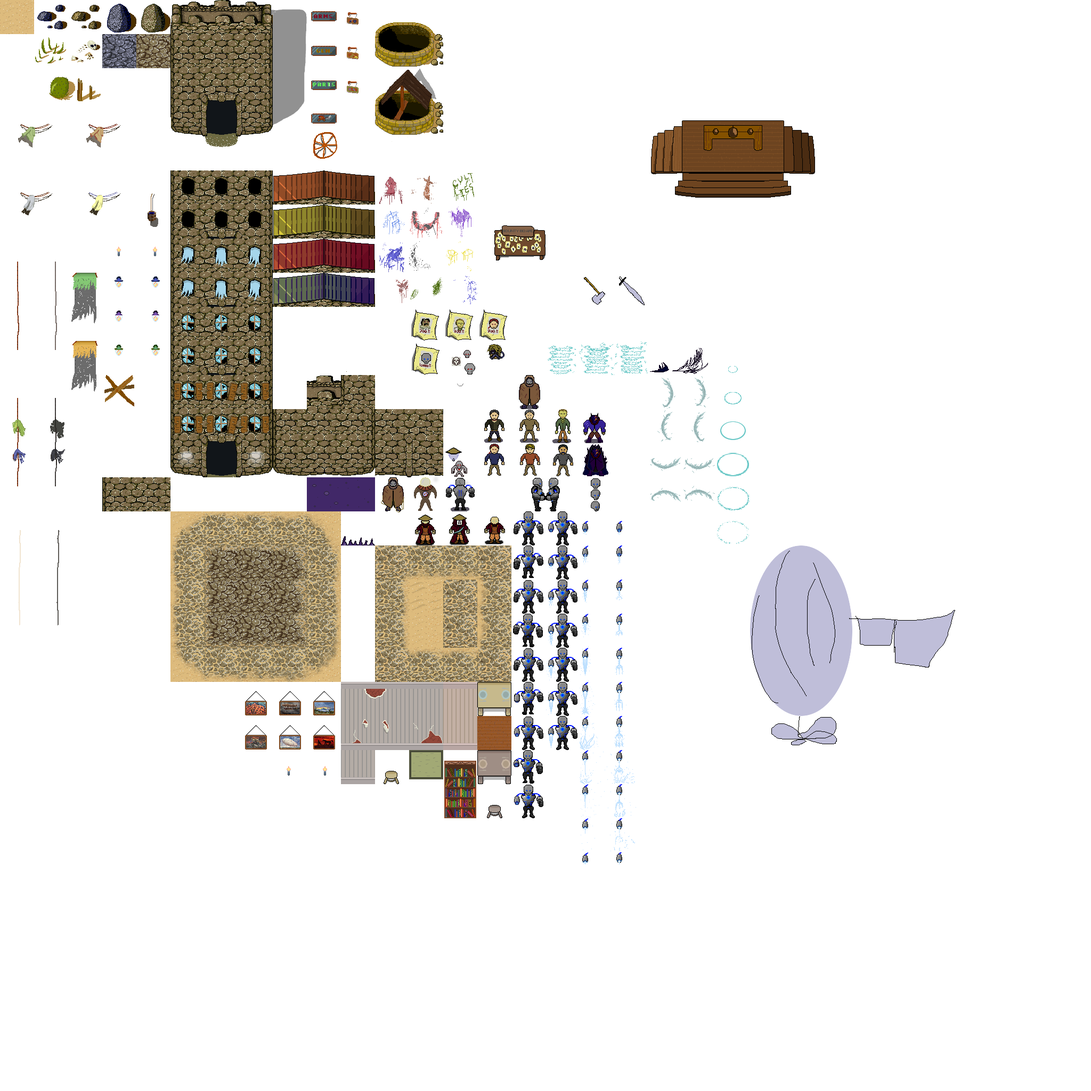
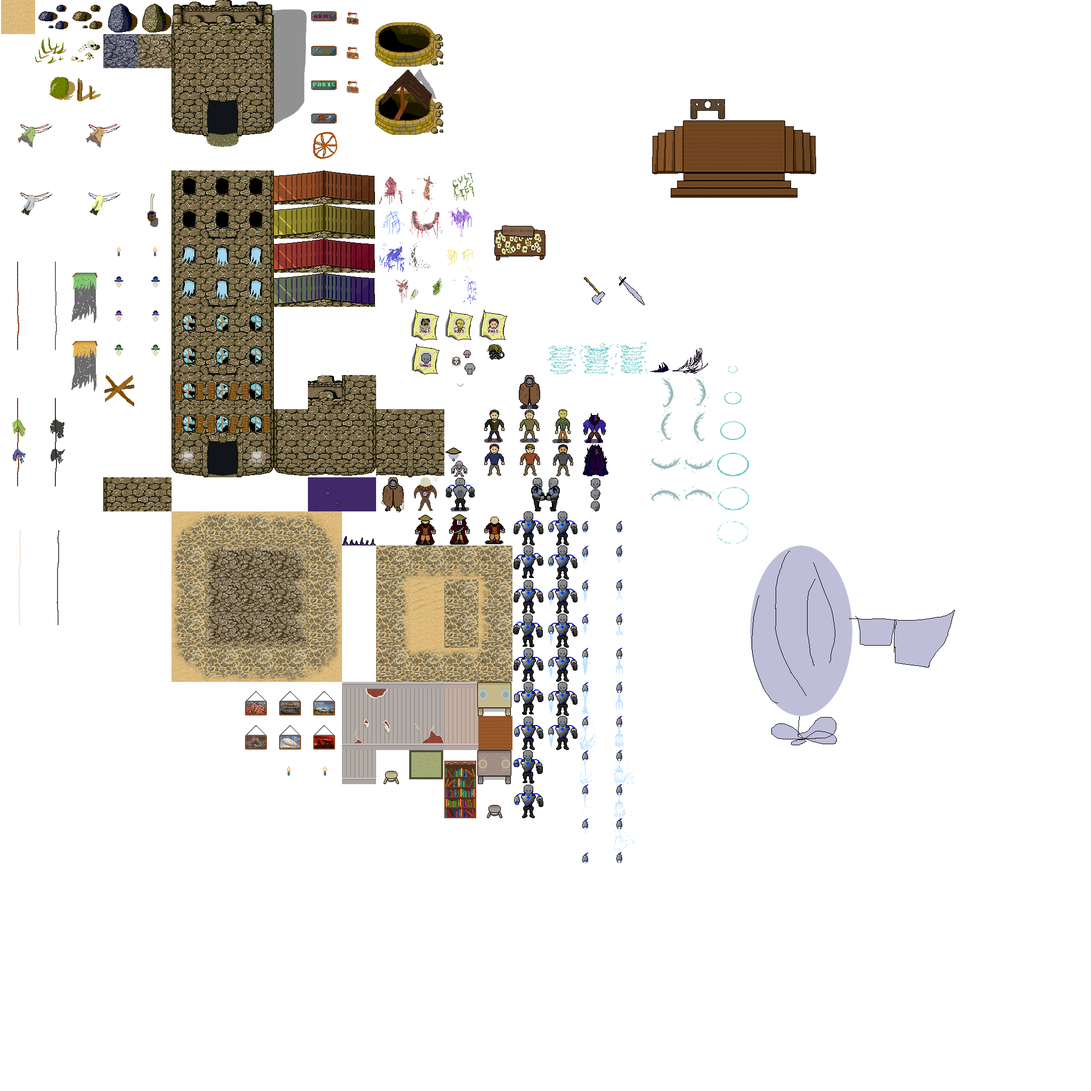
The second 1091×1091 image is a revision of the first. Changes to its layers:
added layer "Layer #5" above "charaters" over (690, 99, 726, 120)
added layer "Layer #2" above "SHadow" over (506, 238, 532, 254)
painted on "Layer" over (0, 0, 817, 785)
